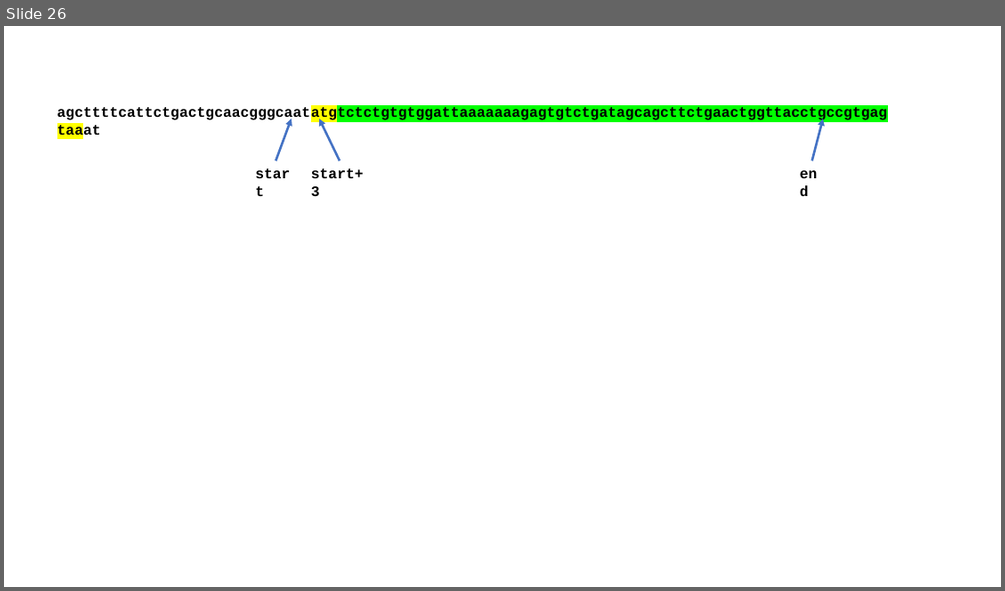
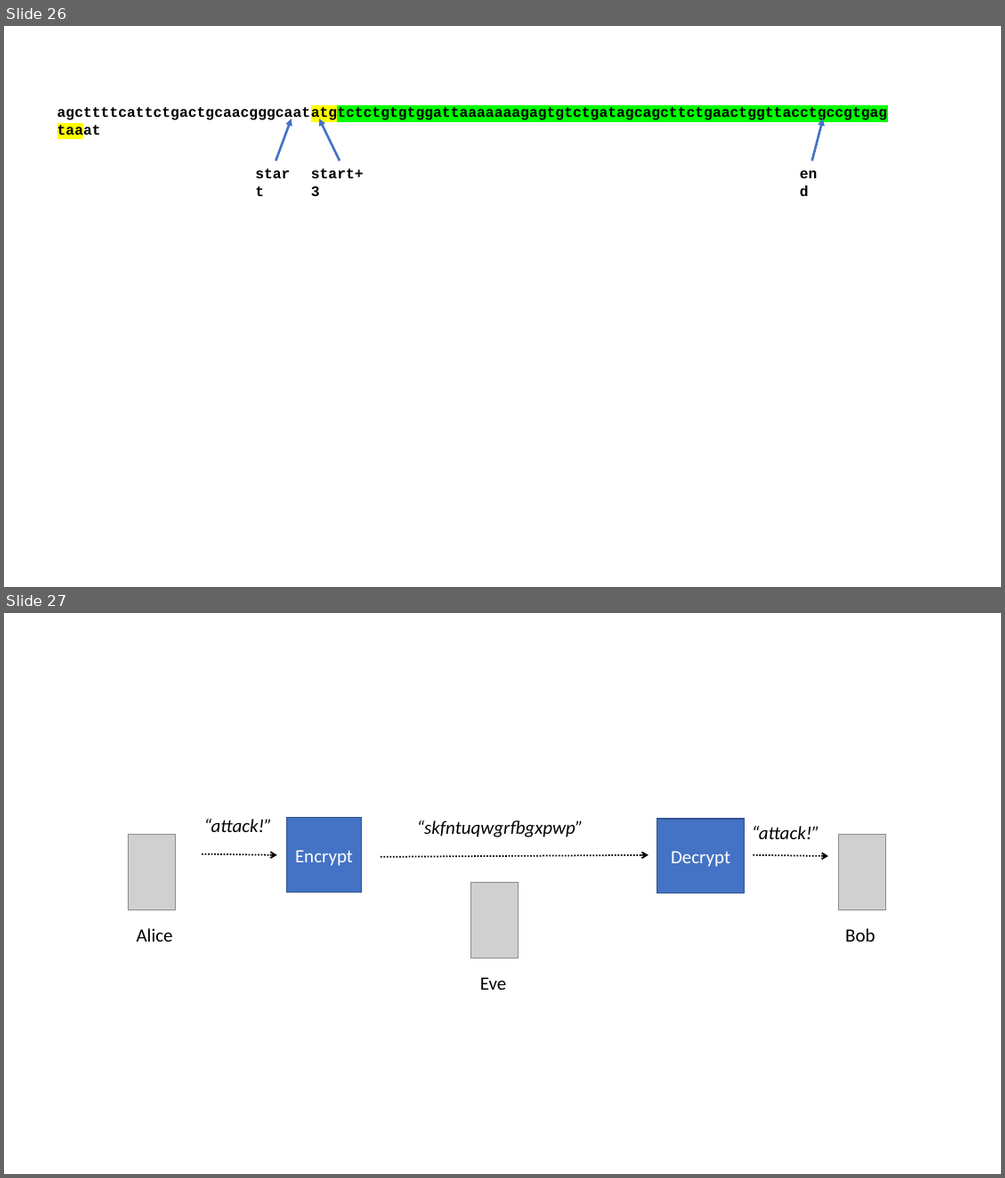
Before and after one commit to edharcourt/CS140, a slide deck: images/pygame_rect_window.pptx. Shown one above the other, each under a label of ours: slide 26 before the commit, slides 26 and 27 after it. The pictures are 1005x591 and 1005x1178 pixels, drawn with LibreOffice and Linux fonts; fonts in the diff are those of the drawing; grey boxes stand for pictures. Boxes give left, top, right and bottom in pixels: in the first picture for what was removed or moved away, otherwise in the second. Text is boxed around its words. In the diff, an @@ line names an element or a change of style, - is before the commit and + after.

Commit message:
add crypto slide

```diff
--- a/images/pygame_rect_window.pptx
+++ b/images/pygame_rect_window.pptx
@@ slide 27 added at box(4, 613, 1001, 1174), background #FFFFFF @@
@@ text added at box(204, 819, 273, 832), 18 pt, text #000000, italic @@
+“attack!”
@@ rectangle added at box(287, 818, 362, 892), fill #4472C4, outline #325491 1 pt, 18 pt, text #FFFFFF @@
+Encrypt
@@ text added at box(417, 820, 583, 837), 18 pt, text #000000, italic @@
+“skfntuqwgrfbgxpwp”
@@ rectangle added at box(657, 819, 744, 893), fill #4472C4, outline #325491 1 pt, 18 pt, text #FFFFFF @@
+Decrypt
@@ text added at box(752, 826, 820, 839), 18 pt, text #000000, italic @@
+“attack!”
@@ picture added at box(128, 835, 175, 910) @@
@@ picture added at box(839, 835, 886, 910) @@
@@ arrow added from (202, 854) to (277, 855), #000000 1.5 pt dashed @@
@@ arrow added from (380, 857) to (648, 855), #000000 1.5 pt dashed @@
@@ arrow added from (753, 855) to (828, 856), #000000 1.5 pt dashed @@
@@ picture added at box(471, 882, 518, 957) @@
@@ text added at box(137, 928, 173, 941), 18 pt, text #000000 @@
+Alice
@@ text added at box(845, 928, 874, 941), 18 pt, text #000000 @@
+Bob
@@ text added at box(480, 977, 506, 989), 18 pt, text #000000 @@
+Eve
```
